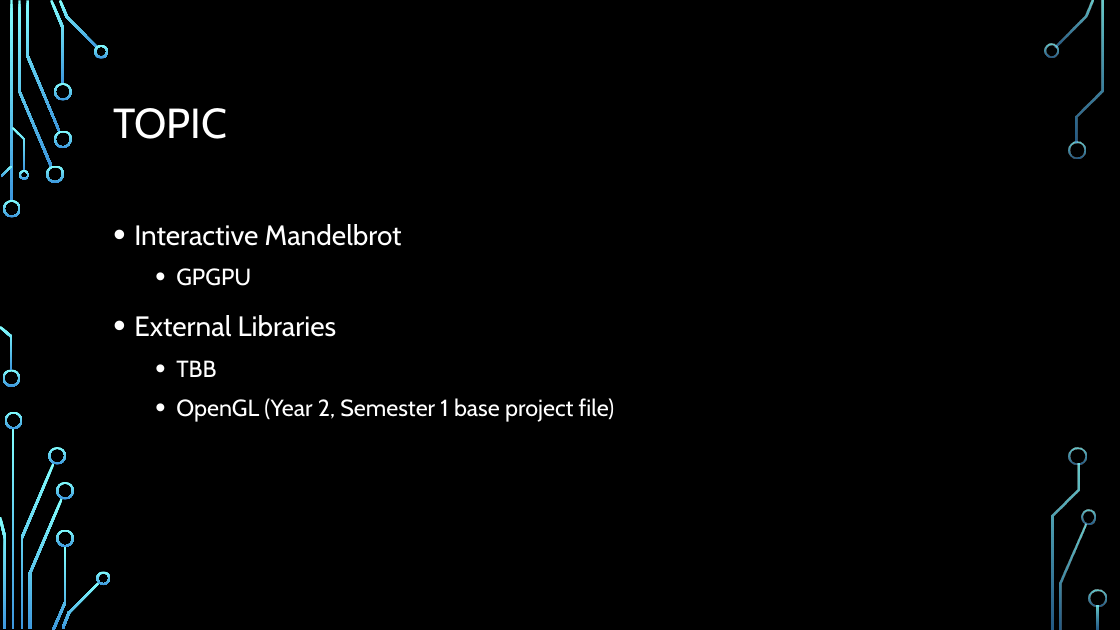
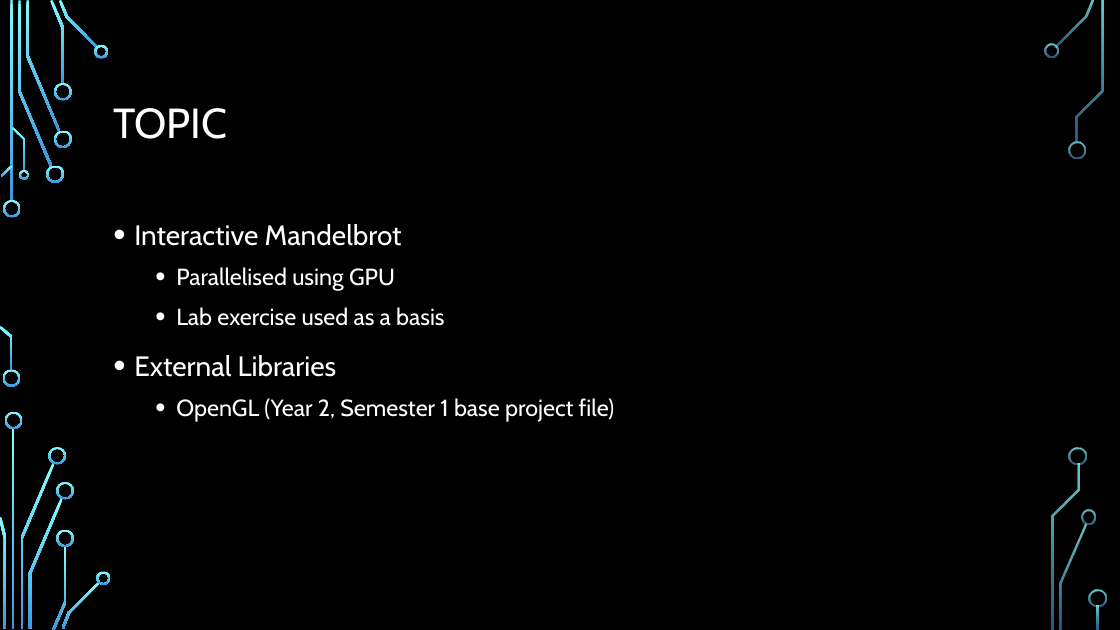
Before and after one commit to Shorte240/DSaA-Submission, a slide deck: slide 2 of CMP202 Assessment.pptx. Drawn at 1120x630 pixels with LibreOffice and Linux fonts; fonts in the diff are those of the drawing; background and template pictures are left out. Boxes give left, top, right and bottom in pixels: in the first picture for what was removed or moved away, otherwise in the second. Text is boxed around its words. In the diff, an @@ line names an element or a change of style, - is before the commit and + after.

```diff
--- a/CMP202 Assessment.pptx
+++ b/CMP202 Assessment.pptx
@@ text at (176,267,444,326): text changed @@
-  • GPGPU
+  • Parallelised using GPU
+  • Lab exercise used as a basis
@@ text at (176,360,216,377): paragraph removed @@
-  • TBB
```
Also in this commit, not shown: 6 other slides changed, 2 other files.
